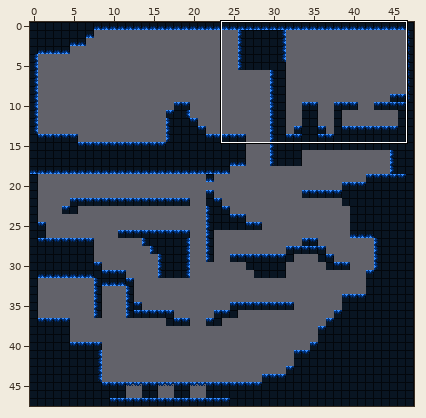
Tiled map -- Game1/Content/maps/testmap/testmap.tmx. Above: a wide view before the commit, with the close-up outlined.
Close-up. Before:
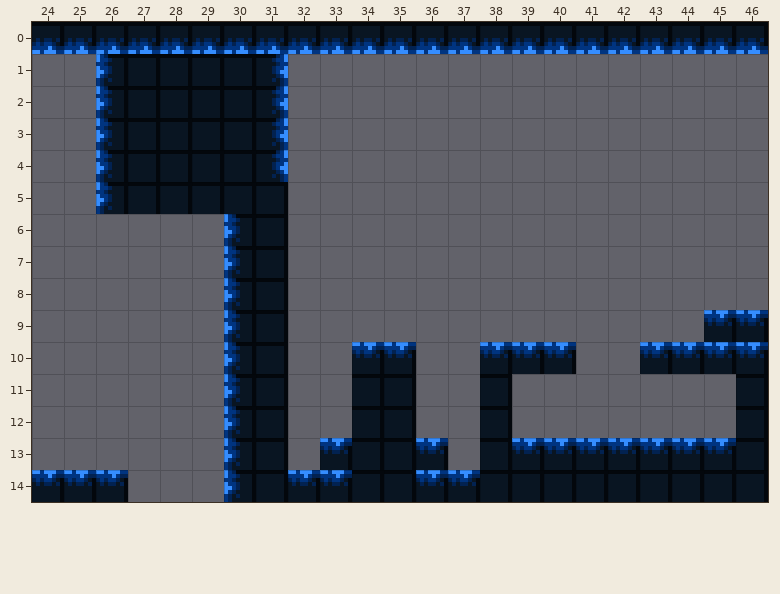
Cells are 8x8 px. Shown: x 24..46, y 0..14. The commit also changed other parts of the map, which this record leaves out.
The same view after the edit:
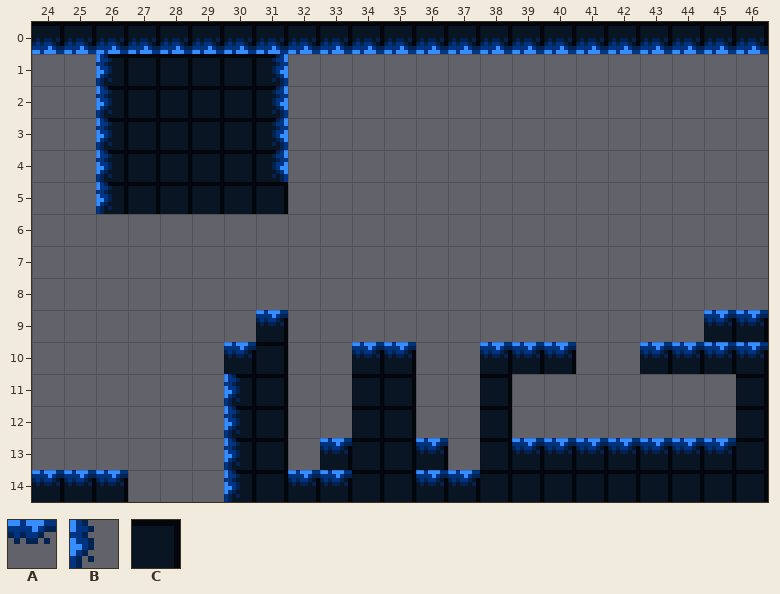
Key: from "tes_underground": A 0, B 3, C 4.
_ is an empty cell, . an unchanged one.
Change:
--- layer "collision"
@@ x 30..31 @@
- 6 CC
- 7 CC
- 8 CC
- 9 C.
+ 6 __
+ 7 __
+ 8 __
+ 9 _.
--- layer "above"
@@ x 30..31 @@
- 6 B.
- 7 B.
- 8 B.
- 9 B_
-10 B.
+ 6 _.
+ 7 _.
+ 8 _.
+ 9 _A
+10 A.
Pixel boxes of the changes (left, top, right, bottom) in both close-ups:
changed: (224, 214, 288, 374)
